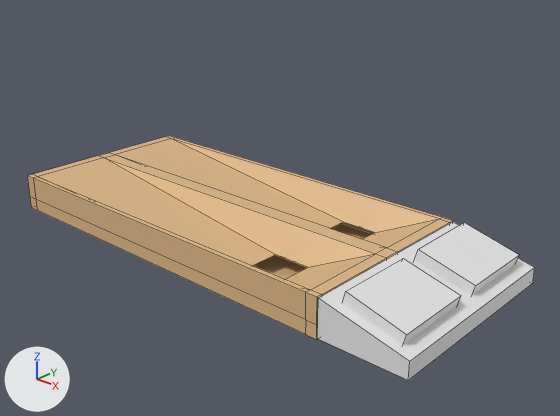
An edit to the Blender file src/assets/table.blend, drawn before and after from the same camera.
Rendered twice from a camera (50 mm lens) standing at (8.47, -7.6, 4.67) and looking at (1.6, 0.04, 0.47). Every picture has the same lights, and +X, +Y and +Z are marked at lower left. Mesh edges are drawn as thin lines.

Objects in the first picture: 'Control A', 'Control B', 'Controls', 'Table'.
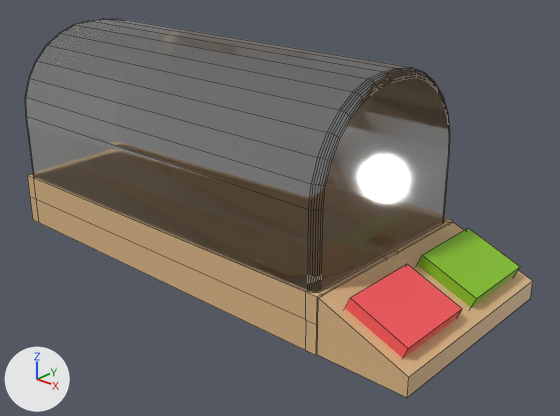
Location of each change, (x1, y1, x2, y2) in pixels of the pictures (560 x 416 px; the box of a moved part takes in the faces that stretch with it):
'Glass', shown
    after: (25, 19, 450, 292)
'Table', reshaped
    before: (27, 136, 453, 340)
    after: (27, 174, 453, 355)
'Controls', recoloured, reshaped (grey to brown, 11% taller)
    before: (317, 222, 535, 380)
    after: (317, 222, 533, 397)
'Control A', recoloured, moved, turned (white to red)
    before: (342, 258, 461, 344)
    after: (345, 264, 462, 358)
'Control B', recoloured, moved, turned (grey to green)
    before: (415, 222, 519, 295)
    after: (417, 228, 520, 307)
part 1 of me_cube_002, moved or reshaped
    before: (30, 197, 375, 340)
    after: (30, 197, 318, 355)

Edits to the bpy script that builds the scene:
```text
Add mat_green:
    mat_green = principled_material('Green')
    mat_green.base_color = (0.254, 0.584, 0.0194)  # green #8ac926
Add mat_red:
    mat_red = principled_material('Red')
    mat_red.base_color = (1.0, 0.0999, 0.112)  # red #ff595e
Add mat_glass:
    mat_glass = bpy.data.materials.new('Glass')
    # nodes: BsdfPrincipled, OutputMaterial, Value
Change me_cube_002:
    where me_cube_002.from_pydata(...)  # 72 vertices, 68 faces; spans x -2.54..3.55, y -1.5..1.5, z -0.25..0.31
    used by ob_table; location = (0.0, 0.0, 0.07)
    me_cube_002 part 1: all 24 vertices in x -2.54..3.55, y -1.5..1.5, z -0.25 are moved by (0.0, 0.0, -0.22)
Change me_cube_004:
    where me_cube_004.from_pydata(...)  # 252 vertices, 223 faces; spans x -2.5..3.49, y -1.46..1.45, z -0.5..1.85
    add me_cube_004.materials.append(mat_glass)
Change me_cube:
    where me_cube.from_pydata(...)  # 8 vertices, 5 faces; spans x -0.63..0.63, y -1.49..1.49, z -0.27..0.27
    used by ob_controls; location = (4.18, 0.0, 0.09)
    before: 0 (-0.63, -1.49, -0.27) at pixel (317, 338), 2 (-0.63, 1.49, -0.27), 4 (0.63, -1.49, -0.27) at pixel (408, 380), 6 (0.63, 1.49, -0.27) at pixel (532, 283)
    me_cube part 2
    add for i in [0, 2, 4, 6]: me_cube.vertices[i].co += Vector((0.0, 0.0, -0.22))
    me_cube.vertices[5].co: (0.63, -1.49, -0.03) -> (0.63, -1.49, -0.23)  # pixel (409, 361) -> pixel (408, 377)
    me_cube.vertices[7].co: (0.63, 1.49, -0.03) -> (0.63, 1.49, -0.23)  # pixel (534, 267) -> pixel (532, 280)
    add me_cube.materials.append(mat_wood)  # beige #deb887
Change me_cube_001:
    where me_cube_001.from_pydata(...)  # 8 vertices, 5 faces; spans x -0.599..0.263, y -0.635..0.522, z 0.065..0.33
    add me_cube_001.materials.append(mat_red)  # red #ff595e
Change me_cube_003:
    where me_cube_003.from_pydata(...)  # 8 vertices, 5 faces; spans x -0.599..0.263, y -0.635..0.522, z 0.065..0.33
    add me_cube_003.materials.append(mat_green)  # green #8ac926
Change ob_glass:
    remove ob_glass.hide_set(True)
Change ob_control_a:
    ob_control_a.location: (4.31, -0.69, 0.0) -> (4.31, -0.69, -0.12)
    ob_control_a.rotation_euler: (0.0, 0.262, 0.0) -> (0.0, 0.391, 0.0)  # degrees (0, 15, 0) -> degrees (0, 22, 0)
Change ob_control_b:
    ob_control_b.location: (4.31, 0.81, 0.0) -> (4.31, 0.81, -0.12)
    ob_control_b.rotation_euler: (0.0, 0.262, 0.0) -> (0.0, 0.39, 0.0)  # degrees (0, 15, 0) -> degrees (0, 22, 0)
```
